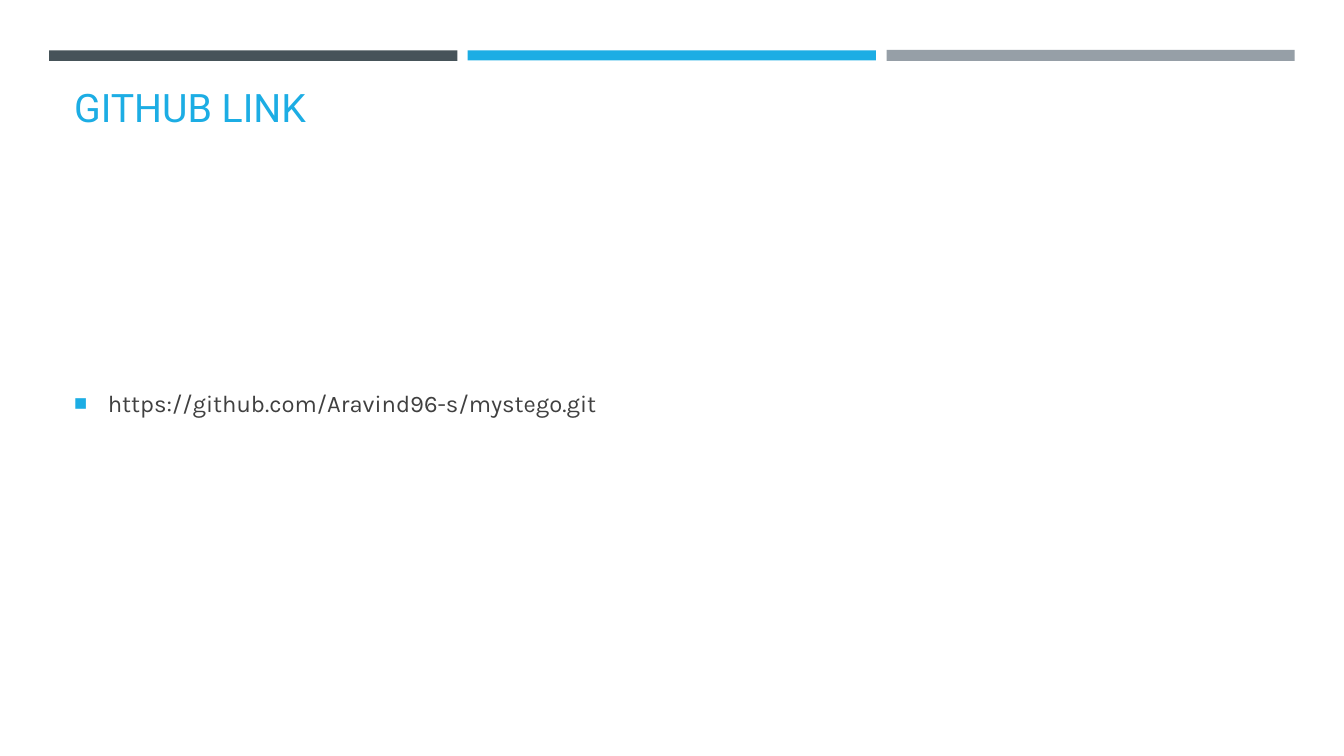
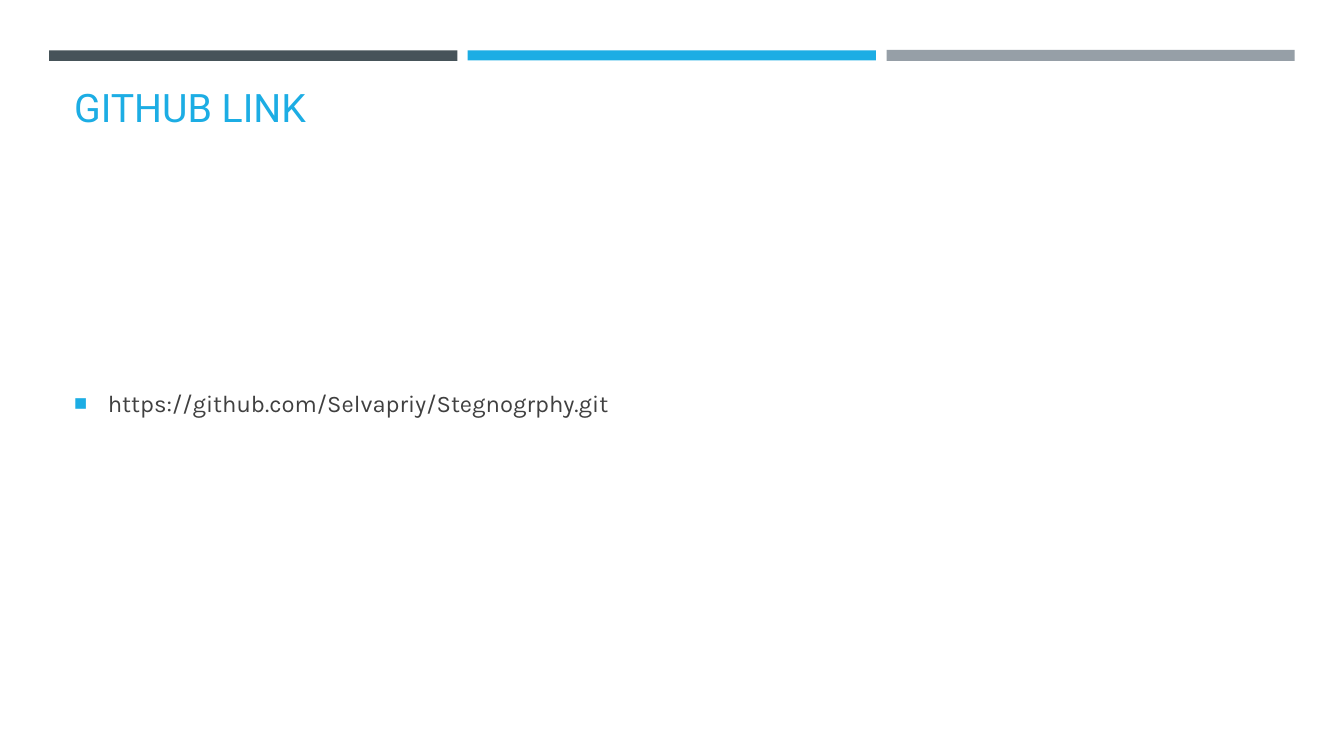
Before and after one commit to Selvapriy/Stegnogrphy, a slide deck: slide 9 of Secure data hiding in image using steganography.pptx. Drawn at 1344x756 pixels with LibreOffice and Linux fonts; fonts in the diff are those of the drawing; background and template pictures are left out. Boxes give left, top, right and bottom in pixels: in the first picture for what was removed or moved away, otherwise in the second. Text is boxed around its words. In the diff, an @@ line names an element or a change of style, - is before the commit and + after.

Commit message:
Steg change

```diff
--- a/Secure data hiding in image using steganography.pptx
+++ b/Secure data hiding in image using steganography.pptx
@@ text at (x1=108, y1=394, x2=608, y2=418): text changed @@
-■ https://github.com/Aravind96-s/mystego.git
+■ https://github.com/Selvapriy/Stegnogrphy.git
```
